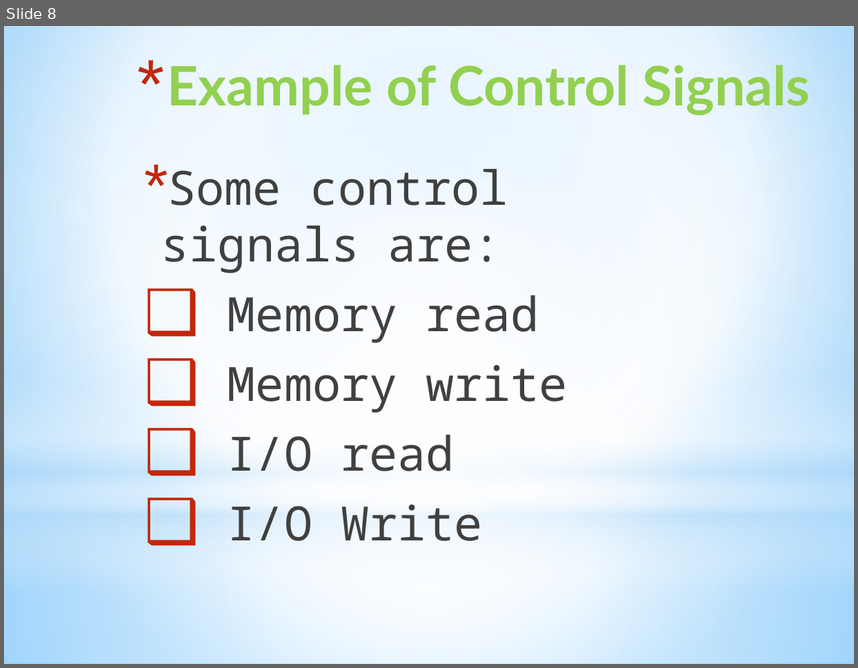
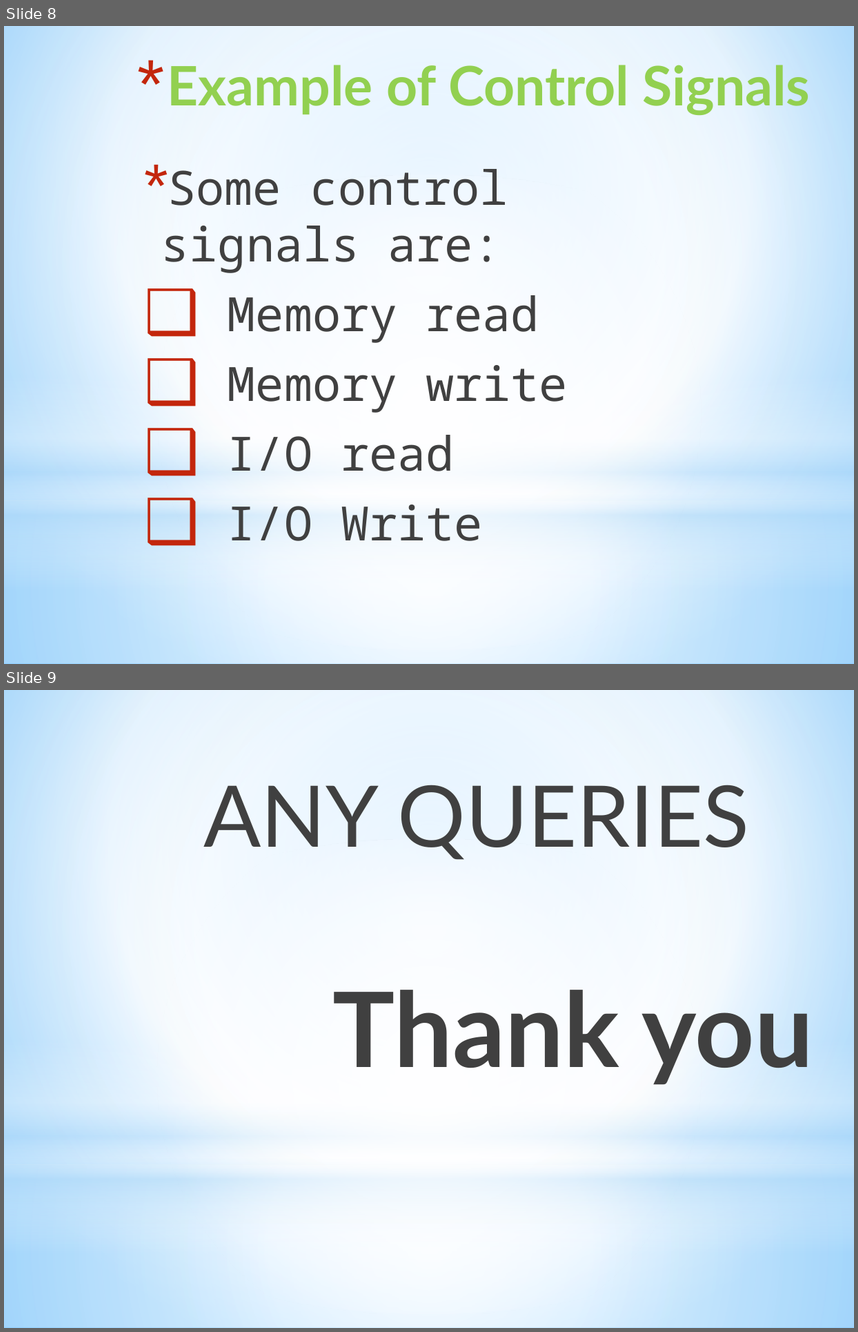
Before and after one commit to rohangahamagar/presentation, a slide deck: Concept of System Bus by Rohan Gaha.pptx. Shown one above the other, each under a label of ours: slide 8 before the commit, slides 8 and 9 after it. The pictures are 858x668 and 858x1332 pixels, drawn with LibreOffice and Linux fonts; fonts in the diff are those of the drawing. Boxes give left, top, right and bottom in pixels: in the first picture for what was removed or moved away, otherwise in the second. Text is boxed around its words. In the diff, an @@ line names an element or a change of style, - is before the commit and + after.

```diff
--- a/Concept of System Bus by Rohan Gaha.pptx
+++ b/Concept of System Bus by Rohan Gaha.pptx
@@ slide 9 added at box(4, 690, 854, 1328), background gradient #9ED5FF to #FFFFFF to #5BB9FF; not listed: 4 template elements that a slide beside it also shows @@
@@ text added at box(204, 785, 750, 860), 72 pt, text #404040 @@
+      ANY QUERIES
@@ title added at box(332, 989, 813, 1085), 88 pt, text gradient #000000 to #404040 to #212745, bold @@
+Thank you
```
